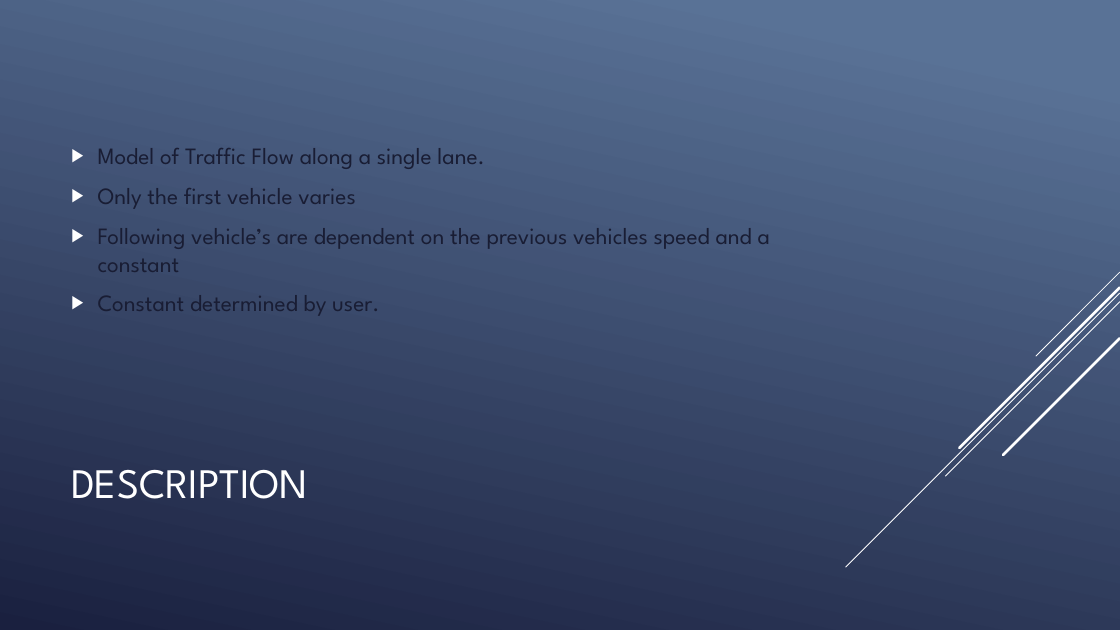
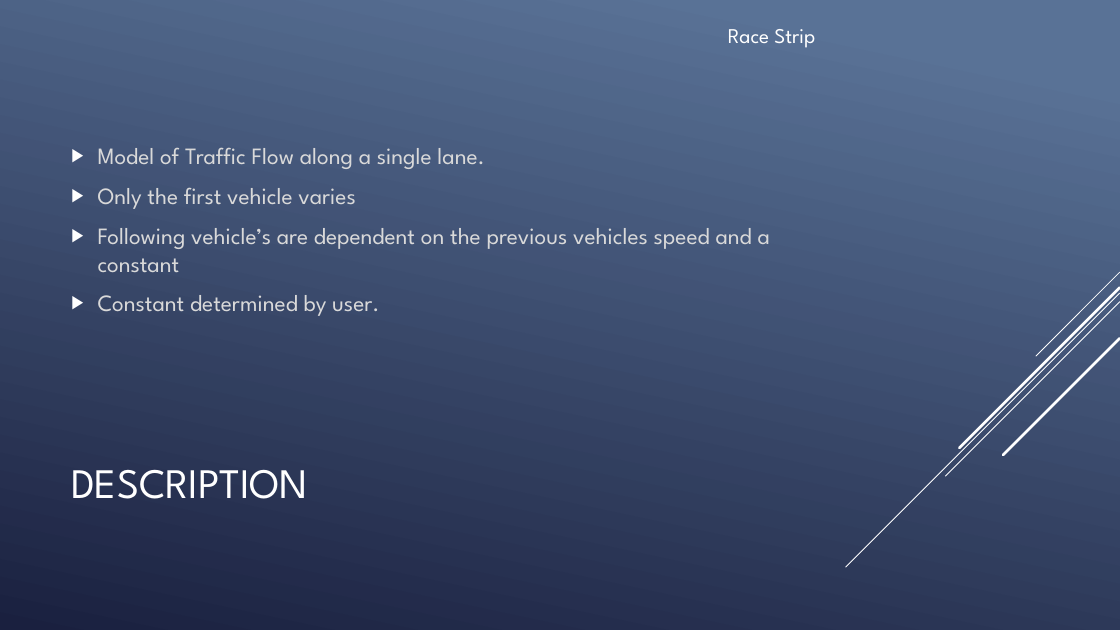
Before and after one commit to joel31245/JoelC_VAC_TrafficFlowFinal, a slide deck: slide 2 of doc/TrafficFlow1Presentation.pptx. Drawn at 1120x630 pixels with LibreOffice and Linux fonts; fonts in the diff are those of the drawing. Boxes give left, top, right and bottom in pixels: in the first picture for what was removed or moved away, otherwise in the second. Text is boxed around its words. In the diff, an @@ line names an element or a change of style, - is before the commit and + after.

```diff
--- a/doc/TrafficFlow1Presentation.pptx
+++ b/doc/TrafficFlow1Presentation.pptx
@@ text added at (x1=728, y1=29, x2=815, y2=48), 18 pt, text #FFFFFF @@
+Race Strip
@@ text "Model of Traffic Flow along ..." at (x1=98, y1=147, x2=770, y2=316): text colour #191D34 to #D9D9D9 @@
```
Also in this commit, not shown: 12 other slides changed, 4 slides added, 4 slides removed, 3 other files.
